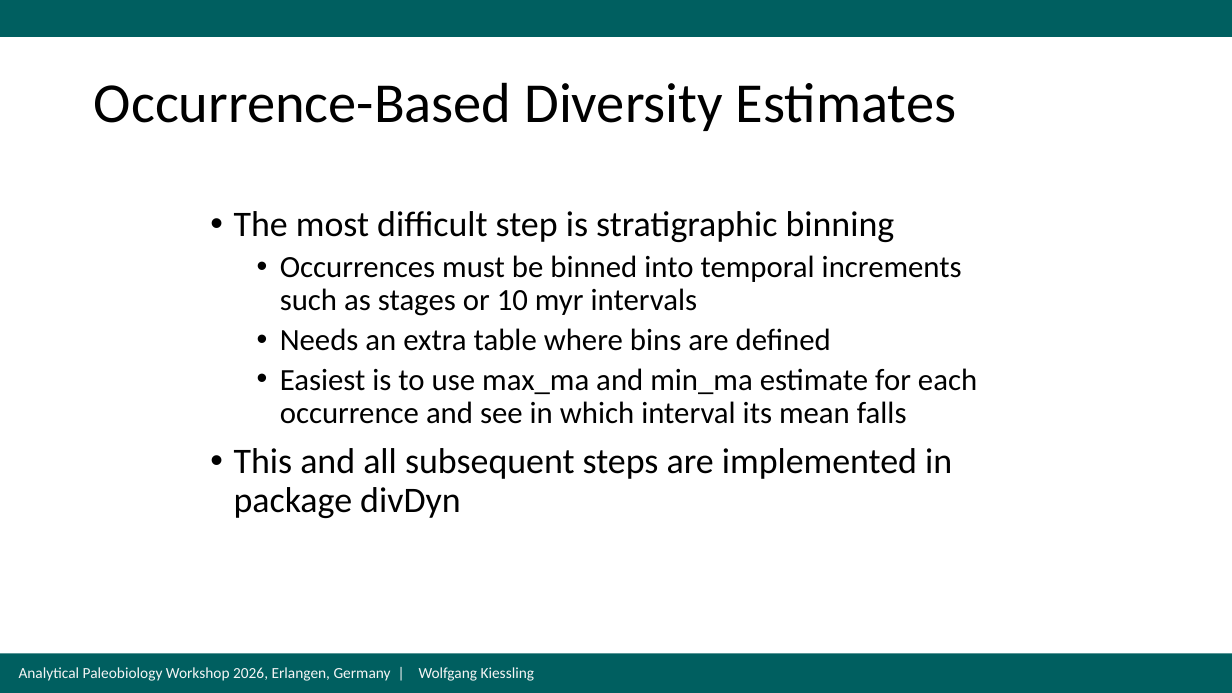
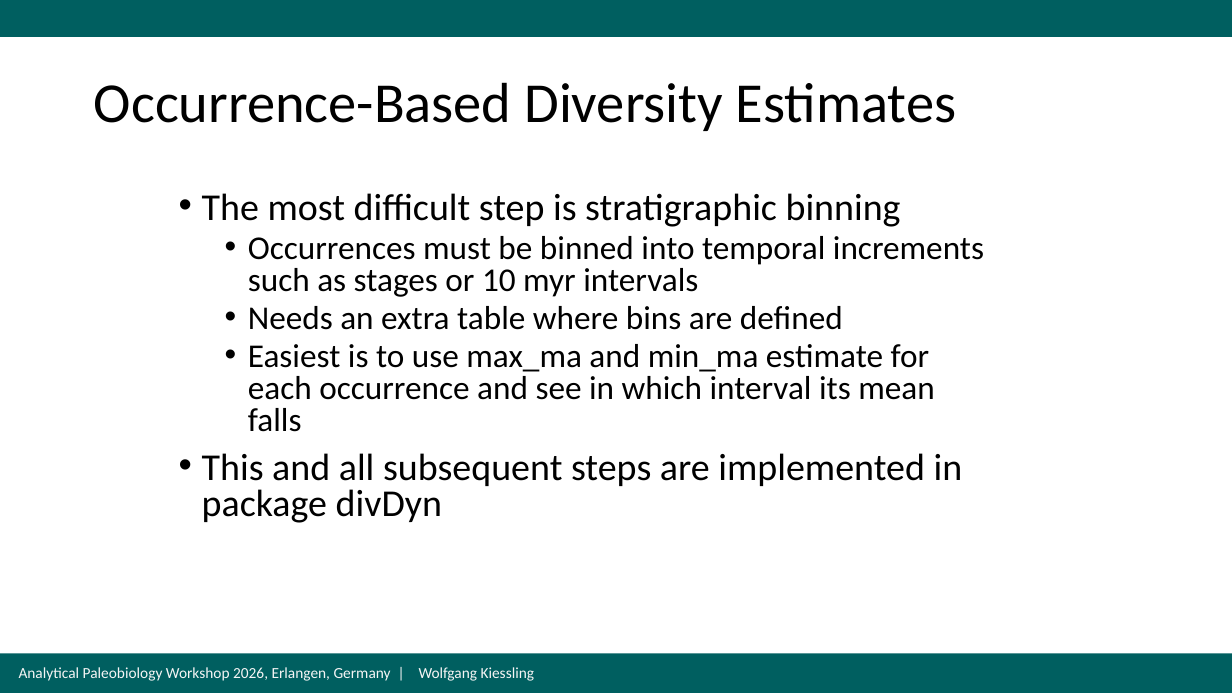
Before and after one commit to FAU-Paleo/apw_2026, a slide deck: slide 63 of docs/data/paleodiversity/Day3_Wolfgang/GlobalDiversity2026.pptx (slide 59 before the commit). Drawn at 1232x693 pixels with LibreOffice and Linux fonts; fonts in the diff are those of the drawing. Boxes give left, top, right and bottom in pixels: in the first picture for what was removed or moved away, otherwise in the second. Text is boxed around its words. In the diff, an @@ line names an element or a change of style, - is before the commit and + after.

```diff
--- a/docs/data/paleodiversity/Day3_Wolfgang/GlobalDiversity2026.pptx
+++ b/docs/data/paleodiversity/Day3_Wolfgang/GlobalDiversity2026.pptx
@@ text "The most difficult step is ..." moved from (x1=234, y1=211, x2=977, y2=518) to (x1=202, y1=193, x2=984, y2=523) @@
@@ text "The most difficult step is ..." at (x1=202, y1=193, x2=984, y2=523): size 28 to 29.6 pt in "The most difficult step is stratigraphic binning", "This and all subsequent steps are implemented ..."; size 24 to 25.9 pt in "Occurrences must be binned into temporal increments ...", "Needs an extra table where bins are ...", "Easiest is to use max_ma and min_ma ..."; line spacing 0.9 to 0.8 @@
```
Also in this commit, not shown: 6 other slides changed, 5 slides added.
